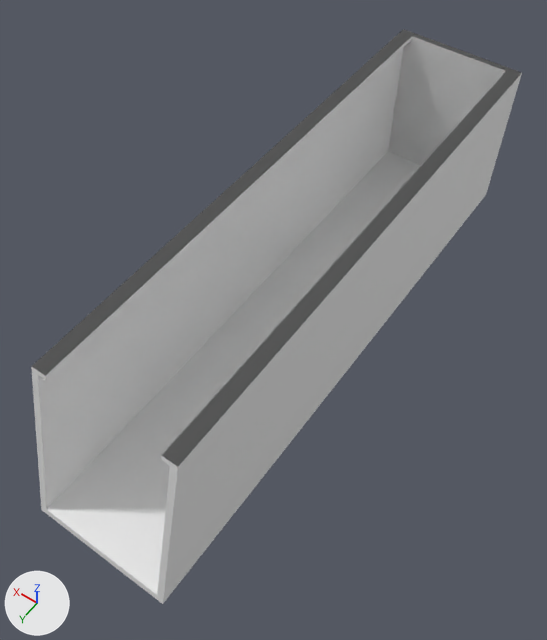
A saved change to the Blender file DeskSwitch.blend.
One viewpoint serves both versions: a camera (50 mm lens) standing at (-104.0, 45.0, 186.0) and looking at (0.0, -100.0, -42.0). Every picture has the same lights, and +X, +Y and +Z are marked at lower left. The older version comes first.

In view in the first picture: 'enclosure'.
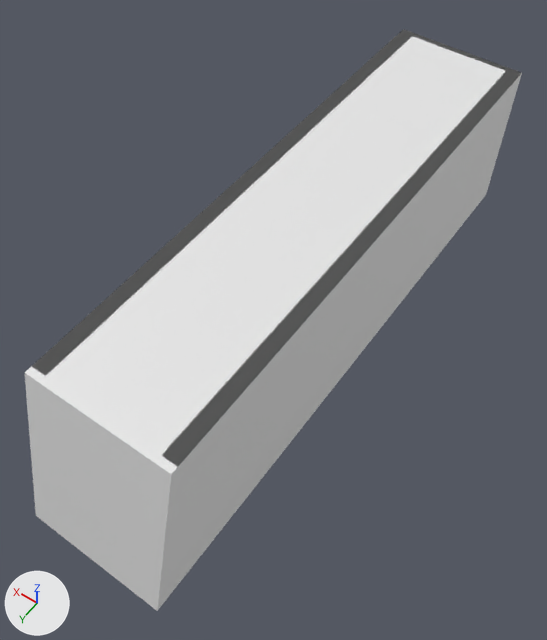
Commit message: Seating steps part 2

Location of each change, (x1, y1, x2, y2) in pixels of the pictures (547 x 640 px):
'mount', shown
    after: (25, 36, 505, 611)
'enclosure', unchanged, covered by the edit
    before: (31, 29, 522, 604)
    after: (31, 29, 522, 603)

What the commit changed:
Object 'mount' (ob_mount) is now shown.
